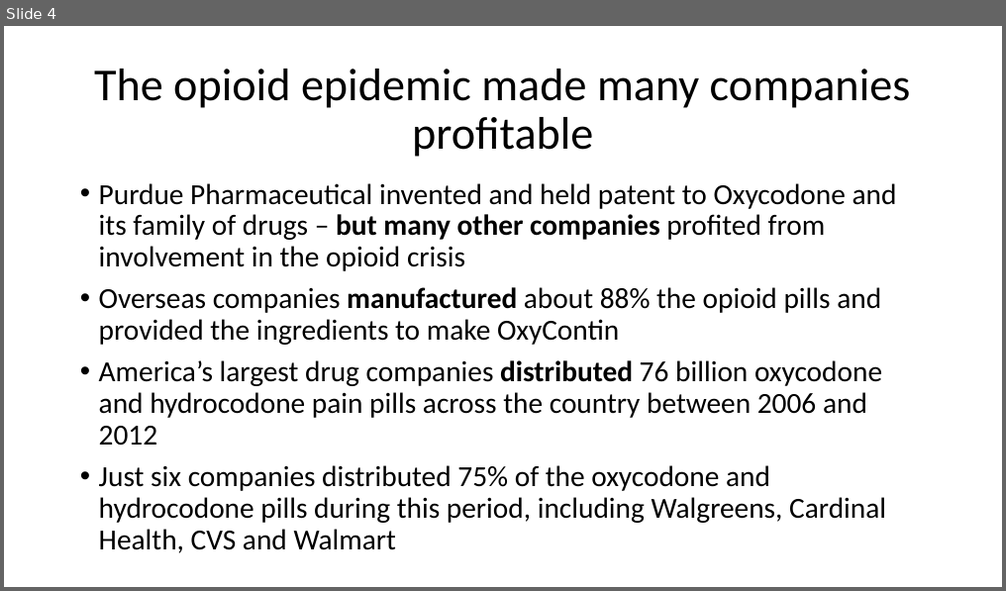
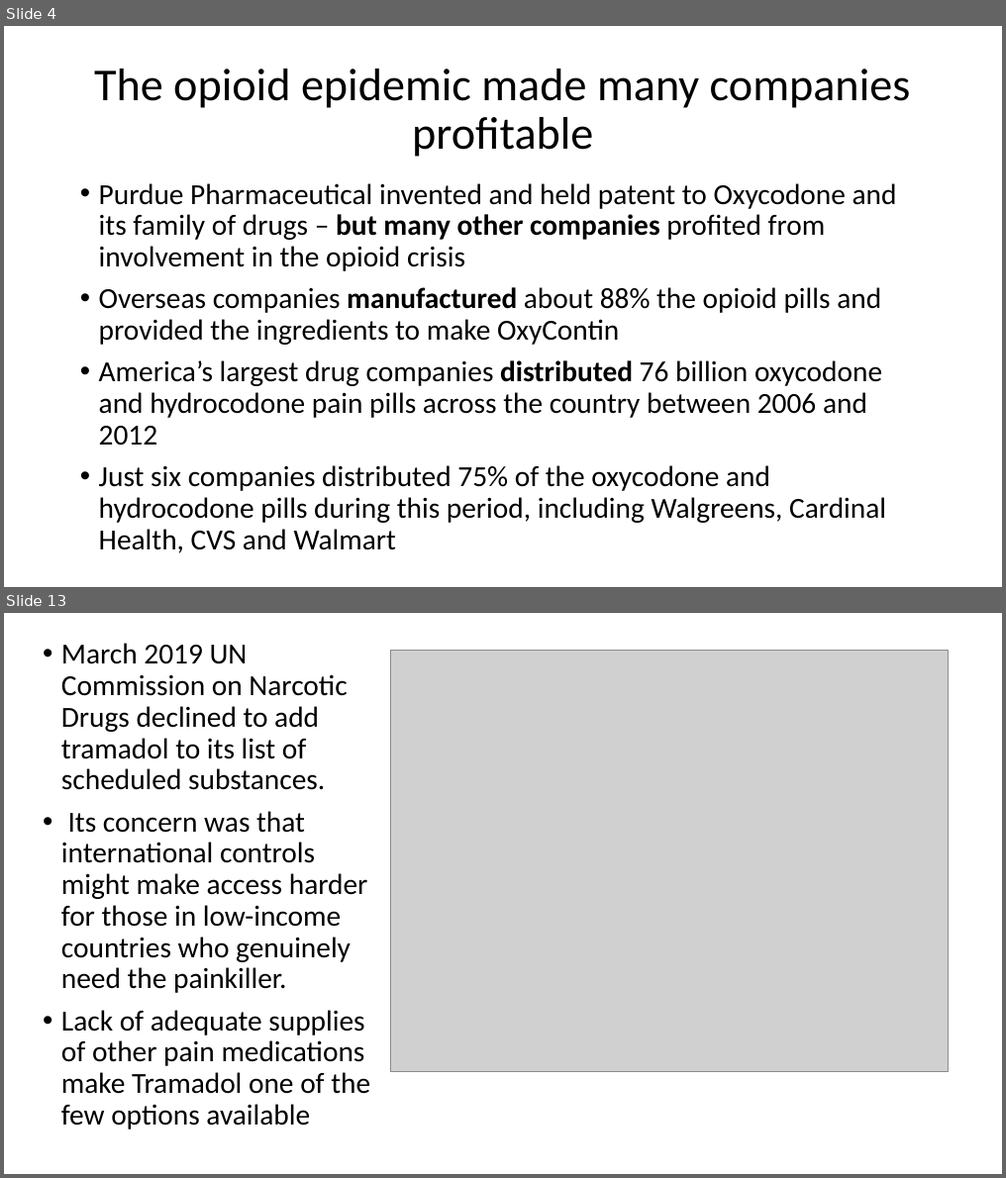
Before and after one commit to tstallins/tstallins.github.io, a slide deck: courses/261/opioidsonline.pptx. Shown one above the other, each under a label of ours: slide 4 before the commit, slides 4 and 13 after it; the slides between them are not shown. The pictures are 1006x591 and 1006x1178 pixels, drawn with LibreOffice and Linux fonts; fonts in the diff are those of the drawing; grey boxes stand for pictures. Boxes give left, top, right and bottom in pixels: in the first picture for what was removed or moved away, otherwise in the second. Text is boxed around its words. In the diff, an @@ line names an element or a change of style, - is before the commit and + after.

```diff
--- a/courses/261/opioidsonline.pptx
+++ b/courses/261/opioidsonline.pptx
@@ slide 13 added at (x1=4, y1=613, x2=1002, y2=1174), background #FFFFFF @@
@@ text added at (x1=61, y1=643, x2=370, y2=1130), 28 pt, text #000000 @@
+• March 2019 UN Commission on Narcotic Drugs declined to add tramadol to its list of scheduled substances.
+• Its concern was that international controls might make access harder for those in low-income countries who genuinely need the painkiller.
+• Lack of adequate supplies of other pain medications make Tramadol one of the few options available
@@ picture added at (x1=390, y1=651, x2=948, y2=1072) @@
```
Also in this commit, not shown: 11 other slides added, 1 other file.
